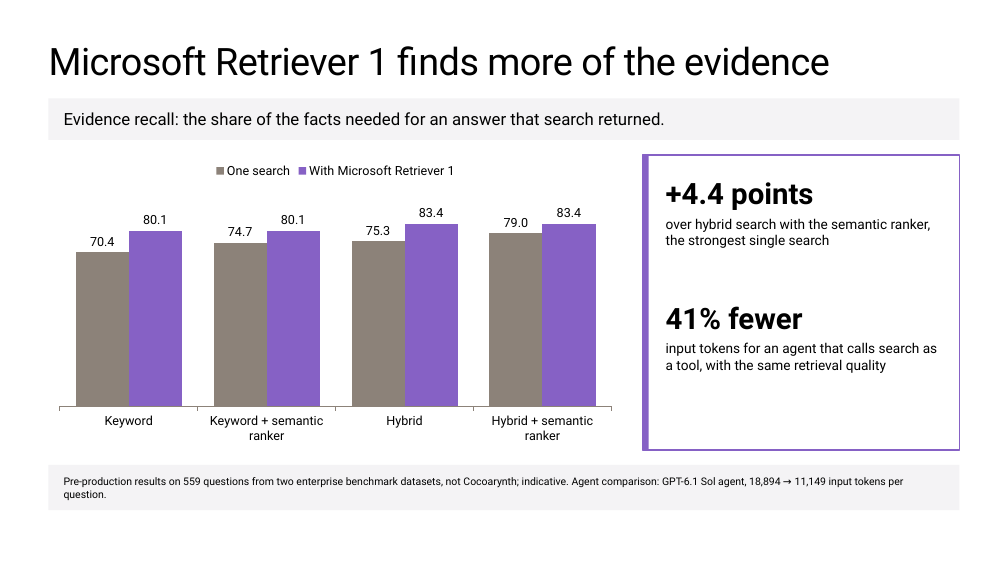
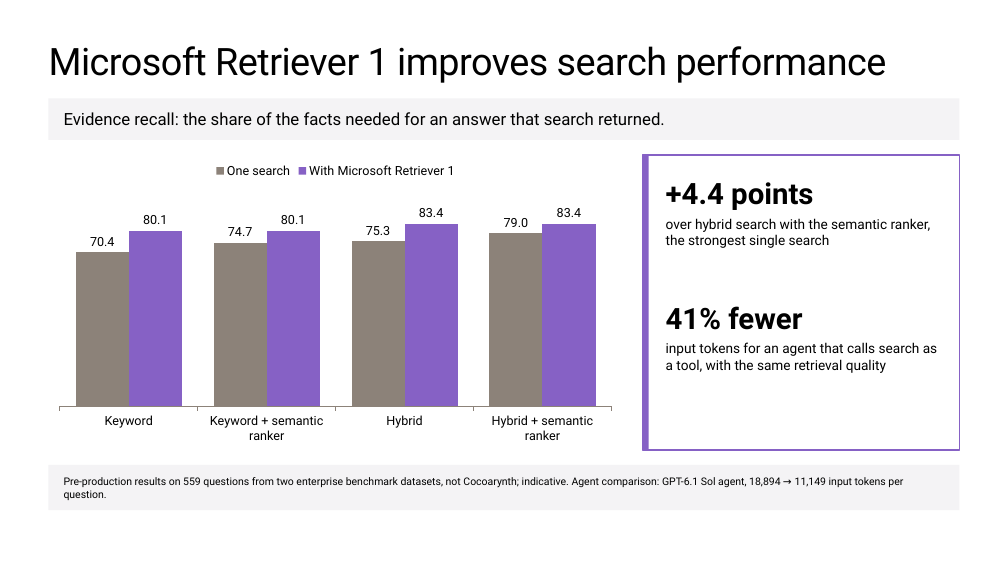
Before and after one commit to microsoft/ignite26-BRK300-building-agentic-retrieval-from-diy-to-foundry-iq, a slide deck: slide 32 of IgniteBRK300-WorkingDeck.pptx (slide 29 before the commit). Drawn at 1008x567 pixels with LibreOffice and Linux fonts; fonts in the diff are those of the drawing; background and template pictures are left out. Boxes give left, top, right and bottom in pixels: in the first picture for what was removed or moved away, otherwise in the second. Text is boxed around its words. In the diff, an @@ line names an element or a change of style, - is before the commit and + after.

```diff
--- a/IgniteBRK300-WorkingDeck.pptx
+++ b/IgniteBRK300-WorkingDeck.pptx
@@ title at (49,46,887,83): text changed @@
-Microsoft Retriever 1 finds more of the evidence
+Microsoft Retriever 1 improves search performance
```
Also in this commit, not shown: 22 other slides changed, 1 slide added, 1 slide removed, 23 other files.
